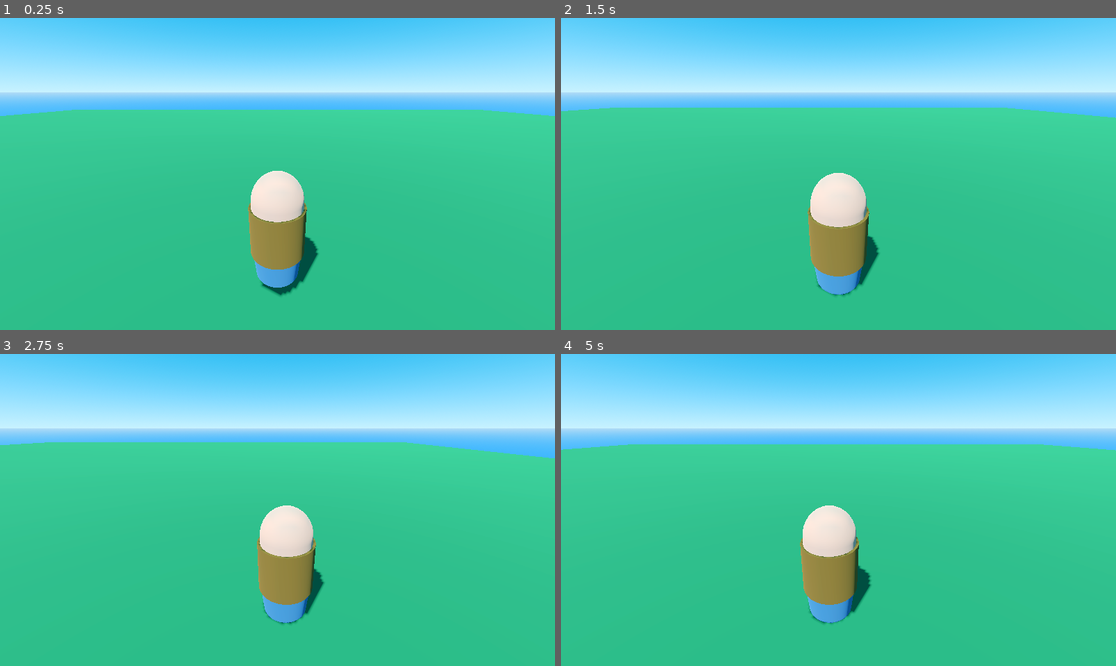
Above: before the commit, frames 1-4 (two rows, left to right).
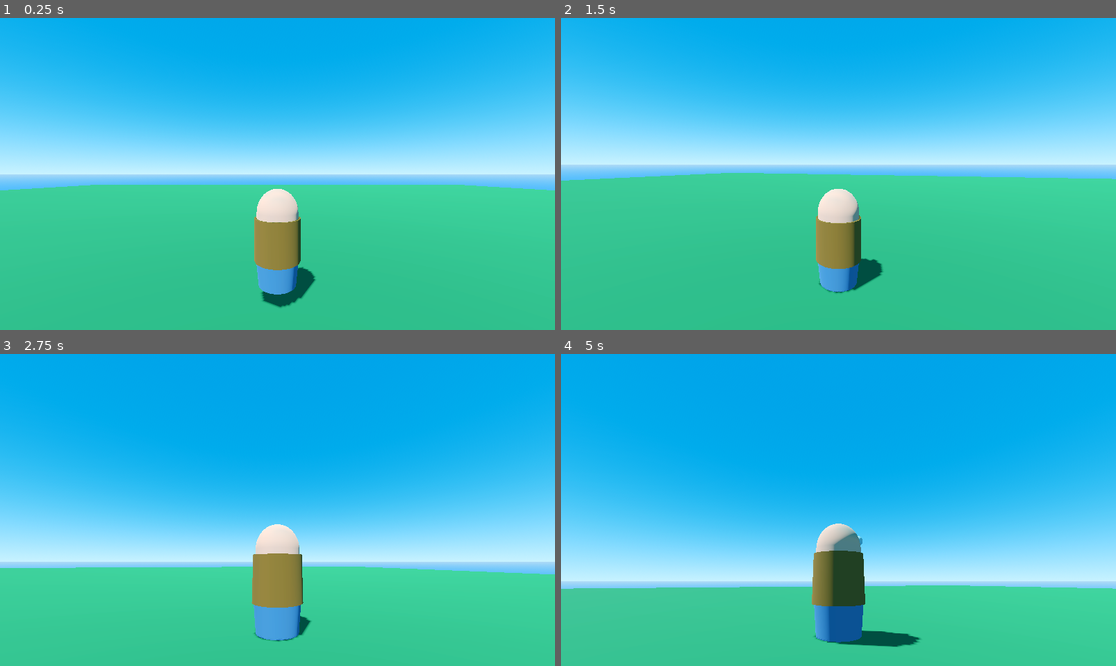
Above: after the commit, the same moments.

Repository: Nordtwig/skyworld
Game: Godot game, scene res://scenes/game.tscn
The game is run twice, just before and just after one commit, with the same random seed, the same clock (stepped at 60 frames per second) and the same inputs.
Inputs (mouse positions are in pixels of both pictures, inside the frame that each line leads up to):
- Up to frame 1 (0.25 s): no input
- Up to frame 2 (1.5 s): move the mouse to (960, 158) at 0.52 s; hold D (move_right) 0.53-1.28 s; move the mouse to (727, 189) at 1.27 s; hold S (move_backward) from 1.28 s (still down)
- Up to frame 3 (2.75 s): move the mouse to (333, 441) at 2.02 s; release S (move_backward) at 2.03 s; hold D (move_right) from 2.03 s (still down)
- Up to frame 4 (5 s): move the mouse to (810, 572) at 2.77 s; release D (move_right) at 2.78 s; hold W (move_forward) 2.78-3.53 s; move the mouse to (1005, 556) at 3.52 s; hold A (move_left) from 3.53 s (still down); tap R (restart) at 4.15 s; move the mouse to (672, 463) at 4.27 s

The runs differ from the first frame. In frame 1, 54% of the frame differs, in the area x 0-100%, y 0-93%; in frame 2, 51%; in frame 3, 69%; in frame 4, 76%, in the area x 0-100%, y 0-94%.

Commit message:
set up basic third person camera

Diff:
--- a/project.godot
+++ b/project.godot
@@ -56,3 +56,8 @@
 "events": [Object(InputEventKey,"resource_local_to_scene":false,"resource_name":"","device":-1,"window_id":0,"alt_pressed":false,"shift_pressed":false,"ctrl_pressed":false,"meta_pressed":false,"pressed":false,"keycode":0,"physical_keycode":32,"key_label":0,"unicode":32,"echo":false,"script":null)
 ]
 }
+sprint={
+"deadzone": 0.5,
+"events": [Object(InputEventKey,"resource_local_to_scene":false,"resource_name":"","device":-1,"window_id":0,"alt_pressed":false,"shift_pressed":false,"ctrl_pressed":false,"meta_pressed":false,"pressed":false,"keycode":0,"physical_keycode":4194325,"key_label":0,"unicode":0,"echo":false,"script":null)
+]
+}
--- /dev/null
+++ b/scenes/Camera.gd
@@ -0,0 +1,27 @@
+extends Node3D
+
+var camera_rotation_horizontal: float = 0
+var camera_rotation_vertical: float = 0
+var camera_vertical_minimum: float = -55
+var camera_vertical_maximum: float = 75
+var horizontal_sensitivity: float = 0.1
+var vertical_sensitivity: float = 0.1
+var horizontal_acceleration: float = 10
+var vertical_acceleration: float = 10
+
+@onready var horizontal: Node3D = $h
+@onready var vertical: Node3D = $h/v
+
+
+func _physics_process(delta) -> void:
+    camera_rotation_vertical = clamp(camera_rotation_vertical, camera_vertical_minimum, camera_vertical_maximum)
+
+    horizontal.rotation_degrees.y = lerp(horizontal.rotation_degrees.y, camera_rotation_horizontal, delta * horizontal_acceleration)
+    vertical.rotation_degrees.x = lerp(vertical.rotation_degrees.x, camera_rotation_vertical, delta * vertical_acceleration)
+
+
+func _input(event):
+    Input.set_mouse_mode(Input.MOUSE_MODE_CAPTURED)
+    if event is InputEventMouseMotion:
+        camera_rotation_horizontal += -event.relative.x * horizontal_sensitivity
+        camera_rotation_vertical += event.relative.y * vertical_sensitivity
--- a/scenes/game.tscn
+++ b/scenes/game.tscn
@@ -1,9 +1,8 @@
-[gd_scene load_steps=11 format=3 uid="uid://coxgmwrmvp8mh"]
+[gd_scene load_steps=10 format=3 uid="uid://coxgmwrmvp8mh"]
 
 [ext_resource type="Material" uid="uid://v1wpss1xwibu" path="res://materials/dark_green_material.tres" id="1_xrp1j"]
 [ext_resource type="Material" uid="uid://shvoc1438xlq" path="res://materials/dirt_brown_material.tres" id="2_iyq40"]
 [ext_resource type="PackedScene" uid="uid://k0hijlb7phgh" path="res://scenes/player.tscn" id="3_7m1p5"]
-[ext_resource type="Script" path="res://scenes/CameraPivot.gd" id="4_lhyvp"]
 
 [sub_resource type="ProceduralSkyMaterial" id="ProceduralSkyMaterial_11ko1"]
 sky_top_color = Color(0, 0.423529, 0.694118, 1)
@@ -55,10 +54,3 @@
 
 [node name="Player" parent="." groups=["player"] instance=ExtResource("3_7m1p5")]
 transform = Transform3D(1, 0, 0, 0, 1, 0, 0, 0, 1, 0, 2.18409, 0)
-
-[node name="CameraPivot" type="Marker3D" parent="."]
-transform = Transform3D(-1, 3.2466e-08, -8.11708e-08, 0, 0.928486, 0.371368, 8.74228e-08, 0.371368, -0.928486, 0, 0, 0)
-script = ExtResource("4_lhyvp")
-
-[node name="Camera3D" type="Camera3D" parent="CameraPivot"]
-transform = Transform3D(1, 0, 0, 0, 1, 0, 0, 0, 1, 0, 1, 4)
--- a/scenes/player.gd
+++ b/scenes/player.gd
@@ -9,6 +9,11 @@
 
 func _physics_process(delta) -> void:
     var direction = Vector3.ZERO
+
+    if Input.is_action_just_pressed("quit"):
+        get_tree().quit()
+    if Input.is_action_just_pressed("restart"):
+        get_tree().reload_current_scene()
 
     if Input.is_action_pressed("move_left"):
         direction.x += 1
--- a/scenes/player.tscn
+++ b/scenes/player.tscn
@@ -1,6 +1,7 @@
-[gd_scene load_steps=10 format=3 uid="uid://k0hijlb7phgh"]
+[gd_scene load_steps=11 format=3 uid="uid://k0hijlb7phgh"]
 
 [ext_resource type="Script" path="res://scenes/player.gd" id="1_s6cks"]
+[ext_resource type="Script" path="res://scenes/Camera.gd" id="2_dwjpj"]
 
 [sub_resource type="StandardMaterial3D" id="StandardMaterial3D_6xevg"]
 albedo_color = Color(0.831373, 0.490196, 0.384314, 1)
@@ -62,3 +63,15 @@
 [node name="CollisionShape3D" type="CollisionShape3D" parent="."]
 transform = Transform3D(-4.37114e-08, 0, -1, 0, 1, 0, 1, 0, -4.37114e-08, 0, 0, 0)
 shape = SubResource("CapsuleShape3D_b8v5b")
+
+[node name="CamRoot" type="Node3D" parent="."]
+script = ExtResource("2_dwjpj")
+
+[node name="h" type="Node3D" parent="CamRoot"]
+
+[node name="v" type="Node3D" parent="CamRoot/h"]
+transform = Transform3D(1, 0, 0, 0, 1, 0, 0, 0, 1, 0, 1.48663, 0)
+
+[node name="Camera" type="Camera3D" parent="CamRoot/h/v"]
+transform = Transform3D(-1, 0, -8.74228e-08, 0, 1, 0, 8.74228e-08, 0, -1, -4.26878e-07, 0, -4.88291)
+current = true
